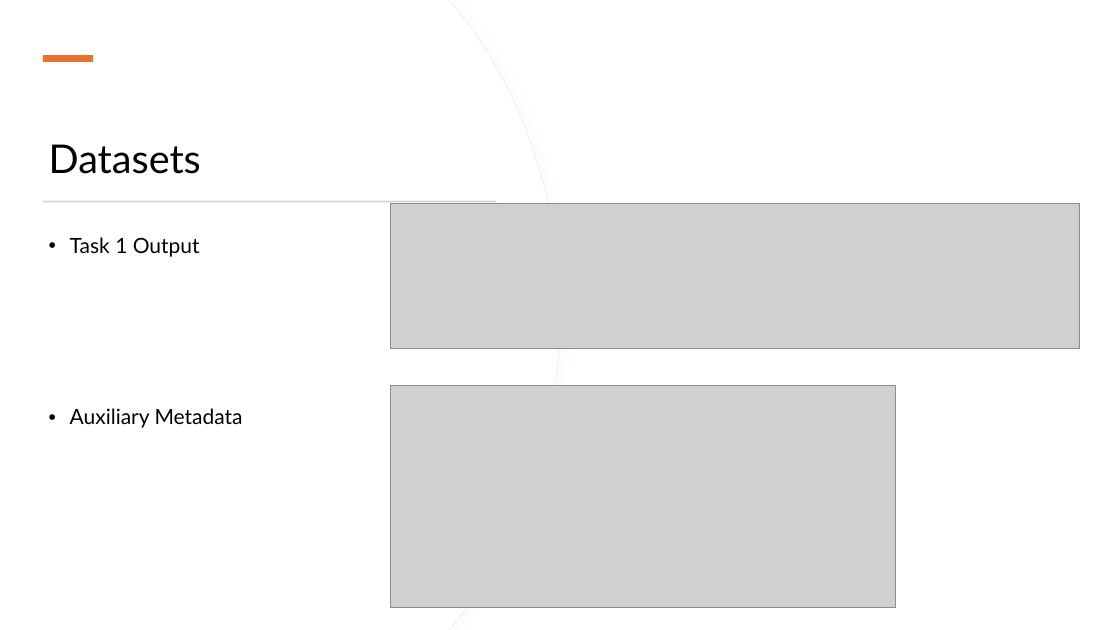
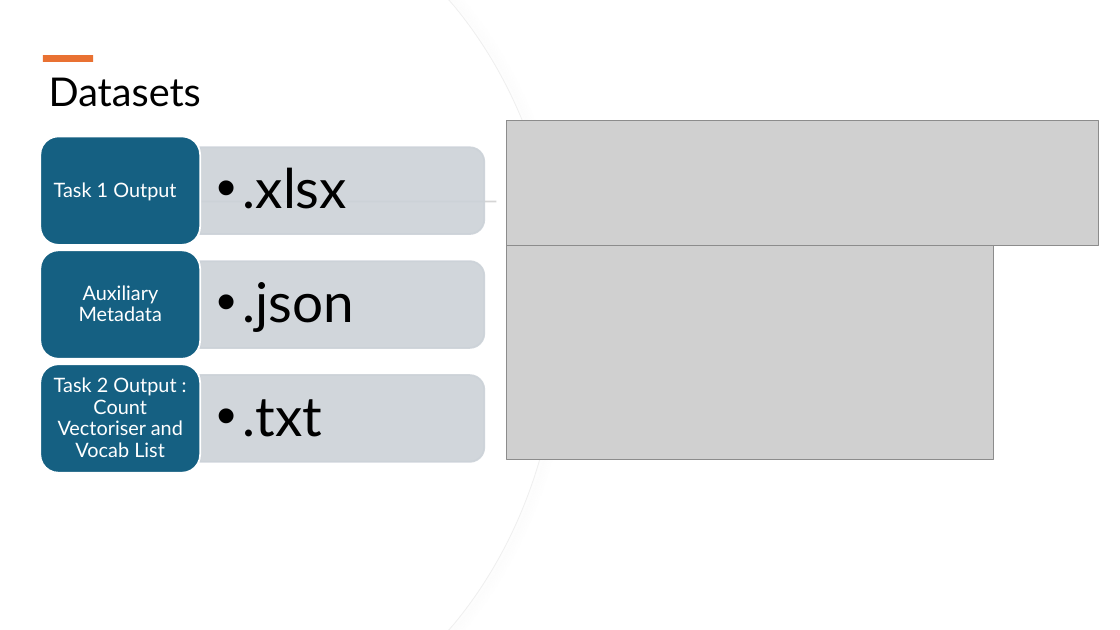
Before and after one commit to felix553/FIT5198-Assignment-1-, a slide deck: slide 3 of Presentation Powerpoint.pptx. Drawn at 1120x630 pixels with LibreOffice and Linux fonts; fonts in the diff are those of the drawing; grey boxes stand for pictures. Boxes give left, top, right and bottom in pixels: in the first picture for what was removed or moved away, otherwise in the second. Text is boxed around its words. In the diff, an @@ line names an element or a change of style, - is before the commit and + after.

```diff
--- a/Presentation Powerpoint.pptx
+++ b/Presentation Powerpoint.pptx
@@ title "Datasets" moved from (x1=49, y1=144, x2=201, y2=174) to (x1=49, y1=77, x2=201, y2=107) @@
@@ picture resized from (x1=391, y1=203, x2=1080, y2=348) to (x1=507, y1=121, x2=1099, y2=245) @@
@@ text removed at (x1=70, y1=237, x2=243, y2=428) @@
-• Task 1 Output
-• Auxiliary Metadata
@@ picture resized from (x1=391, y1=386, x2=896, y2=608) to (x1=507, y1=245, x2=994, y2=460) @@
@@ group added at (x1=40, y1=136, x2=484, y2=473): 6 texts, 3 round same rects, 3 rounded rectangles @@
+  • .xlsx
+Task 1 Output
+  • .json
+Auxiliary Metadata
+  • .txt
+Task 2 Output : Count Vectoriser and Vocab List
```
Also in this commit, not shown: 1 other slide changed, 1 other file.
